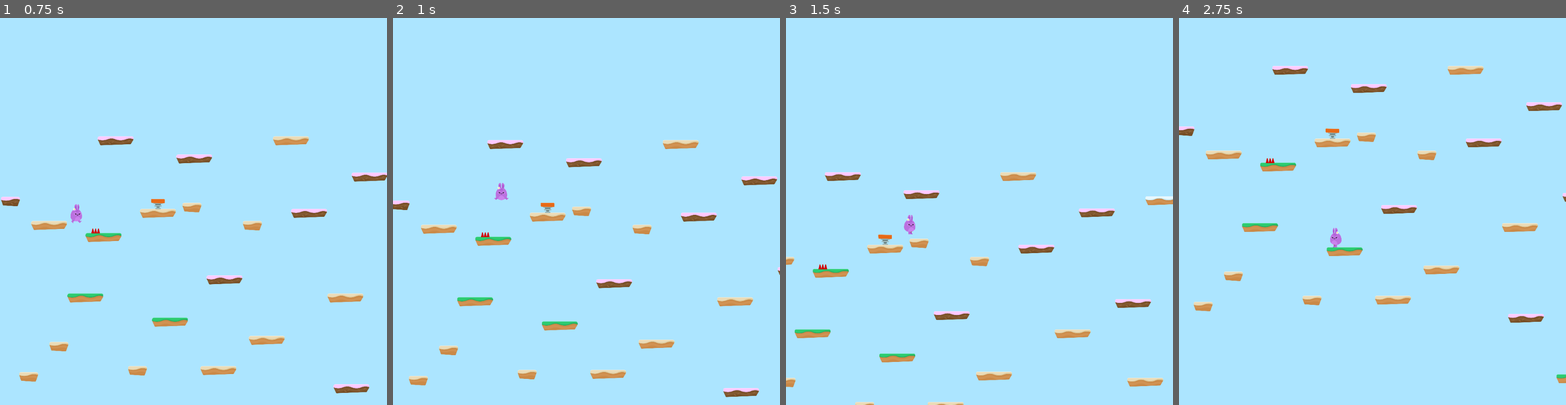
Above: before the commit, frames 1-4 (left to right).
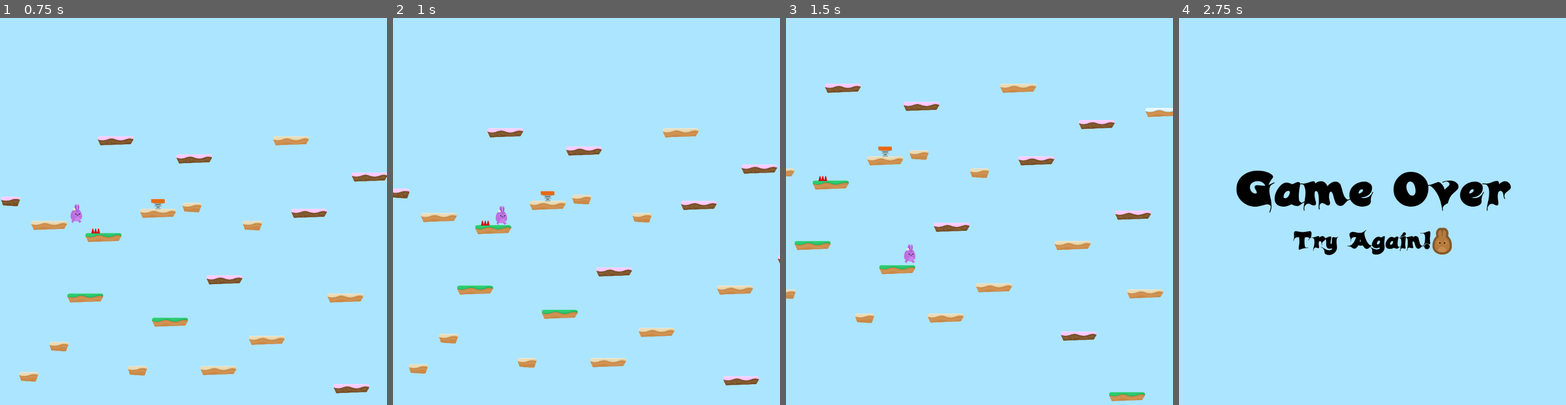
Above: after the commit, the same moments.

Repository: yottaawesome/godot-playground
Game: Godot game, scene res://Levels/Level1.tscn
The game is run twice, just before and just after one commit, with the same random seed, the same clock (stepped at 60 frames per second) and the same inputs.
Inputs:
- Up to frame 1 (0.75 s): hold D (right) from 0.53 s (still down)
- Up to frame 2 (1 s): keep holding D (right); tap W (jump) at 0.77 s
- Up to frame 3 (1.5 s): keep holding D (right)
- Up to frame 4 (2.75 s): tap W (jump) at 1.52 s; release D (right) at 2.03 s; hold A (left) from 2.03 s (still down)

Frame 1 is identical in both runs. In frame 2, 7.6% of the frame differs, in the area x 0-100%, y 28-98%; in frame 3, 7.3%; in frame 4, 8.2%, in the area x 0-100%, y 12-95%.

Commit message:
Move some logic to GameState.gd

Diff:
--- a/src/Hoppy Days/Hazards/Hazards.gd
+++ b/src/Hoppy Days/Hazards/Hazards.gd
@@ -1,7 +1,7 @@
 extends Area2D
 
 
-
 func _on_SpikeTop_body_entered(body):
-	if body.has_method("hurt"): # error check
-		body.hurt()
+	#if body.has_method("hurt"): # error check
+	#	body.hurt()
+	get_tree().call_group("Gamestate", "hurt")
--- /dev/null
+++ b/src/Hoppy Days/Levels/GameState.gd
@@ -0,0 +1,15 @@
+extends Node2D
+
+var lives = 3
+
+func _ready():
+	add_to_group("Gamestate")
+
+func hurt():
+	lives -= 1
+	$Player.hurt()
+	if lives < 0:
+		end_game()
+
+func end_game():
+	get_tree().change_scene("res://Levels/EndGame.tscn")
--- a/src/Hoppy Days/Levels/Level1.tscn
+++ b/src/Hoppy Days/Levels/Level1.tscn
@@ -3,8 +3,8 @@
 [ext_resource path="res://Player/Player.tscn" type="PackedScene" id=1]
 [ext_resource path="res://Levels/Tileset.tres" type="TileSet" id=2]
 [ext_resource path="res://Hazards/SpikeTop.tscn" type="PackedScene" id=3]
-[ext_resource path="res://SFX/Chiptune_Adventures_1.ogg" type="AudioStream" id=4]
-[ext_resource path="res://Levels/Level1.gd" type="Script" id=5]
+[ext_resource path="res://SFX/Summer_Park.ogg" type="AudioStream" id=4]
+[ext_resource path="res://Levels/GameState.gd" type="Script" id=5]
 [ext_resource path="res://Items/JumpPad.tscn" type="PackedScene" id=6]
 
 [node name="Level1" type="Node2D"]
--- a/src/Hoppy Days/Player/Player.gd
+++ b/src/Hoppy Days/Player/Player.gd
@@ -12,7 +12,6 @@
 const WORLD_LIMIT = 4000
 
 export var boost_multiplier = 1.5
-var lives = 3
 
 signal animate
 
@@ -20,7 +19,7 @@
 
 func _physics_process(delta):
 	if position.y > WORLD_LIMIT:
-		end_game()
+		get_tree().call_group("Gamestate", "end_game")
 	apply_gravity()
 	jump()
 	move()
@@ -66,19 +65,12 @@
 	emit_signal("animate", motion)
 
 
-func end_game():
-	get_tree().change_scene("res://Levels/EndGame.tscn")
-
-
 func hurt():
 	position.y -= 1
 	yield(get_tree(), "idle_frame")
 	motion.y = -JUMP_SPEED
-	lives -= 1
 	#$AudioStreamPlayer.stream = load("res://SFX/pain.ogg")
 	$PainSFX.play()
-	if lives < 0:
-		end_game()
 
 
 func boost():
